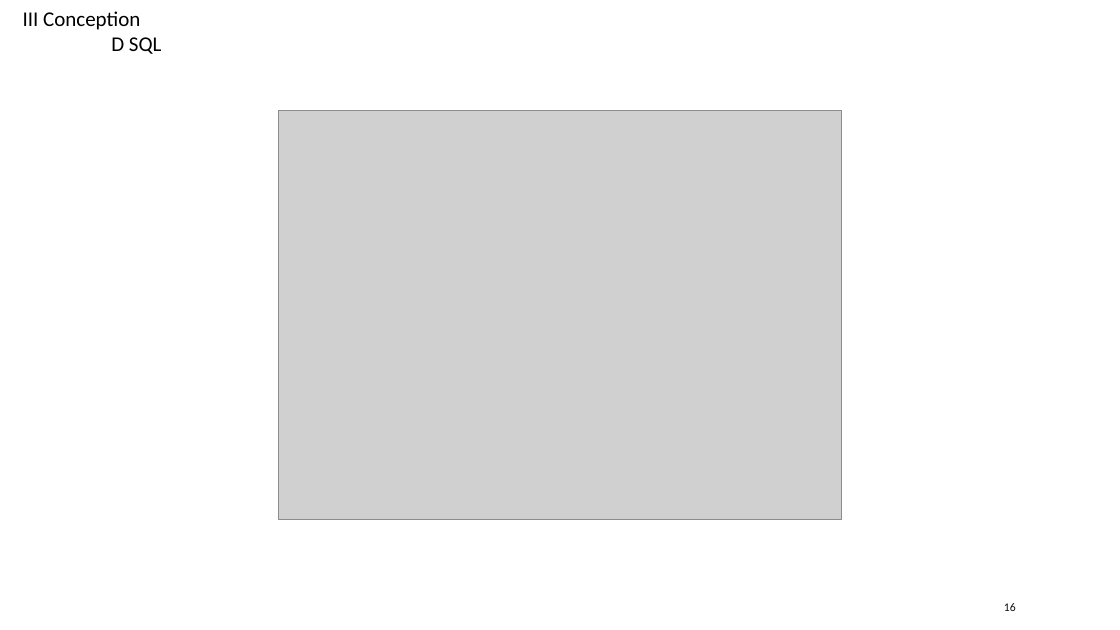
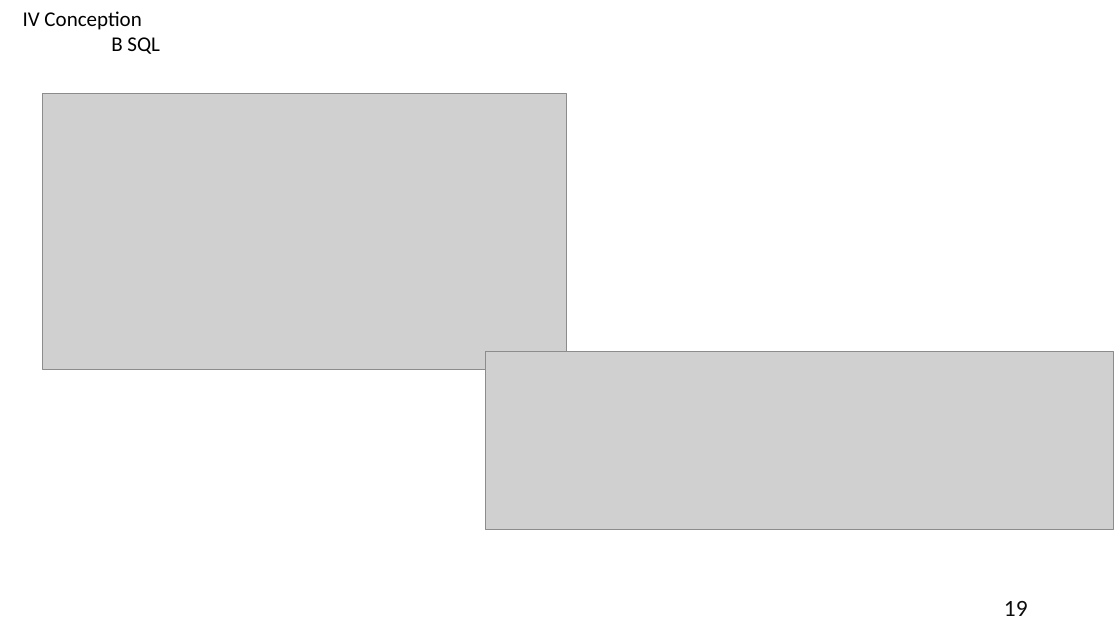
Before and after one commit to Laurette2032/REA, a slide deck: slide 19 of REA 1/Présentation Projet personnel_V2.pptx (slide 16 before the commit). Drawn at 1120x630 pixels with LibreOffice and Linux fonts; fonts in the diff are those of the drawing; grey boxes stand for pictures. Boxes give left, top, right and bottom in pixels: in the first picture for what was removed or moved away, otherwise in the second. Text is boxed around its words. In the diff, an @@ line names an element or a change of style, - is before the commit and + after.

```diff
--- a/REA 1/Présentation Projet personnel_V2.pptx
+++ b/REA 1/Présentation Projet personnel_V2.pptx
@@ text at [23,11,160,54]: text changed @@
-III Conception
-D SQL
+IV Conception
+B SQL
@@ picture added at [43,93,567,369] @@
@@ picture removed at [278,111,842,519] @@
@@ picture added at [485,352,1114,530] @@
@@ page number at [1004,601,1028,616]: text changed; size 10 to 20 pt @@
-16
+19
```
Also in this commit, not shown: 14 other slides changed, 19 slides added, 1 slide removed, 27 other files.
